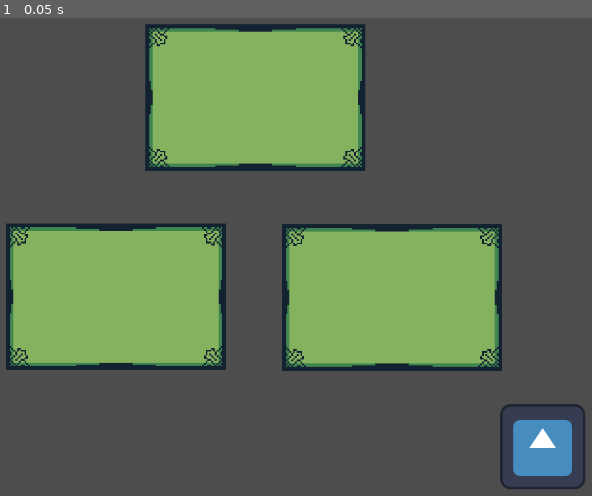
Above: before the commit, frame 1.
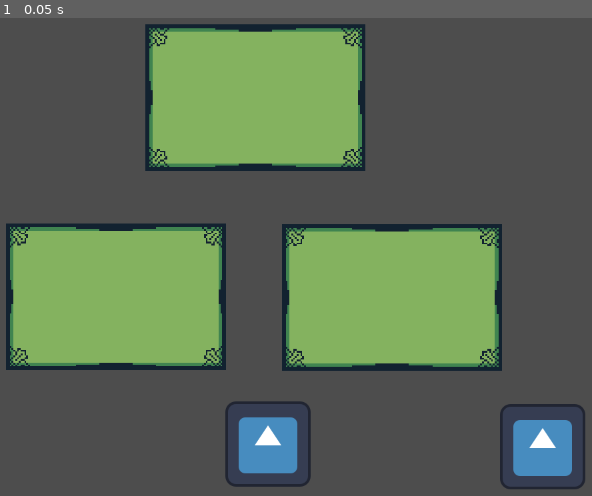
Above: after the commit, the same moment.

Repository: uotlaf/laughteller
Game: Godot game, scene res://Scenes/test.tscn
The game is run twice, just before and just after one commit, with the same random seed, the same clock (stepped at 60 frames per second) and the same inputs. This scene is started directly instead of the project's main scene. The engine's default icon, where the game draws it, is replaced by a stand-in: a white triangle on a blue panel in a dark square.
Inputs:
- Up to frame 1 (0.05 s): no input

The runs differ from the first frame. In frame 1, 1.5% of the frame differs, in the area x 38-53%, y 80-99%.

Commit message:
Tomara q dê certo - ImagensDynamic

Diff:
--- a/Scenes/test.tscn
+++ b/Scenes/test.tscn
@@ -25,6 +25,10 @@
 [node name="Box3" parent="." instance=ExtResource("1_ocrx1")]
 position = Vector2(765, 475)
 
+[node name="Marker2D2" type="Marker2D" parent="."]
+position = Vector2(579, 695)
+script = SubResource("GDScript_y64d7")
+
 [node name="Marker2D" type="Marker2D" parent="."]
 position = Vector2(991, 699)
 script = SubResource("GDScript_y64d7")
--- a/Scripts/main_peace.gd
+++ b/Scripts/main_peace.gd
@@ -11,8 +11,7 @@
 
 func _ready():
 	Joke.act_joke = 1
-	update_textures($BoxImage)
-	update_textures($Sprite2D)
+	update_textures($BoxImage, "p")
 	$BoxImage.scale = Vector2(2.75, 2.75)
 
 func _physics_process(_delta: float):
@@ -45,10 +44,14 @@
 	if event is InputEventMouseButton and event.button_index == MOUSE_BUTTON_LEFT:
 		hold = event.is_pressed()
 
-func update_textures(sprite: Sprite2D):
-	Joke.act_p += 1
+func update_textures(sprite: Sprite2D, type: String):
 	var image = Image.new()
-	image.load(Joke.jokes[str(Joke.act_joke)]["path_p"+str(Joke.act_p)])
+	if type == "p":
+		Joke.act_p += 1
+		image.load(Joke.jokes[str(Joke.act_joke)]["path_"+type+str(Joke.act_p)])
+	if type == "b":
+		Joke.act_b += 1
+		image.load(Joke.jokes[str(Joke.act_joke)]["path_"+type+str(Joke.act_b)])
 	var t = ImageTexture.new()
 	t = ImageTexture.create_from_image(image)
 	sprite.texture = t
--- a/Scripts/management.gd
+++ b/Scripts/management.gd
@@ -2,6 +2,7 @@
 
 var act_joke = 0
 var act_p = 0
+var act_b = 0
 
 const jokes: Dictionary = {
 	"1": {
